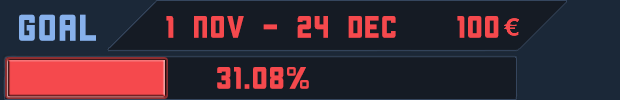
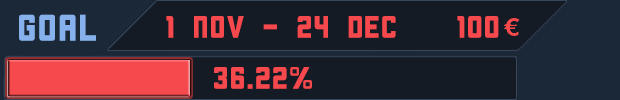
Layer changes from the first 620 x 100 image to the second:
renamed "31.08%" to "36.22%", painted on it over [214, 67, 312, 89]
renamed "Layer 8 copy 2" to "Layer 8 copy 3", painted on it over [162, 60, 190, 96]
